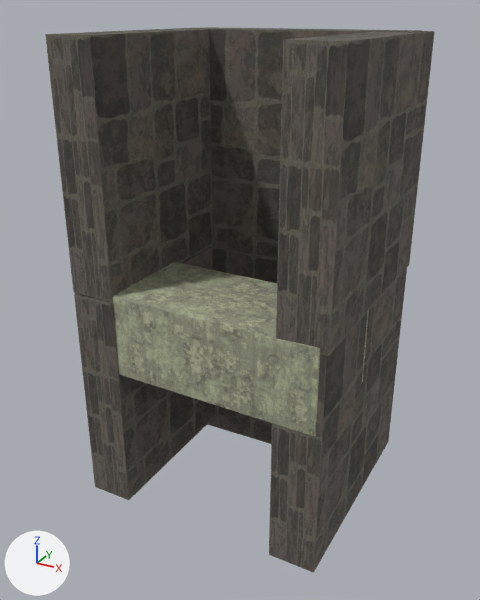
A saved change to the Blender file BaseFramework 3D/Asset/Blender/Map/Castle/Stairs/Stairs.blend.
Rendered twice from a camera (50 mm lens) standing at (12.7, -19.0, 10.6) and looking at (-0.3, 4.6, -1.3). Arrows for +X, +Y and +Z are at lower left; the lights stay in place. The first picture is the older version.

The first picture shows 'pedestal', '立方体.001', '立方体.002', '立方体.003', '立方体.004', '立方体.005', '立方体.007'.
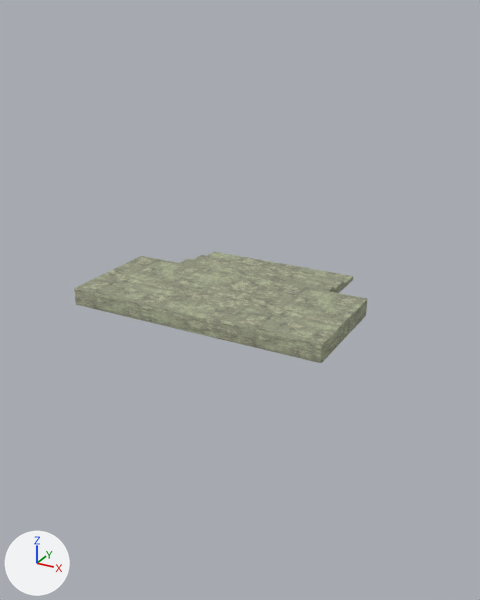
Location of each change, (x1, y1, x2, y2) in pixels of the pictures (480 x 600 px):
```json
{"object": "立方体.002", "change": "hidden", "before": [276, 31, 435, 356]}
{"object": "立方体.001", "change": "hidden", "before": [45, 28, 213, 302]}
{"object": "pedestal", "change": "reshaped", "before": [101, 262, 369, 436], "after": [74, 252, 367, 363]}
{"object": "立方体.004", "change": "hidden", "before": [269, 268, 407, 573]}
{"object": "立方体.003", "change": "hidden", "before": [187, 27, 422, 258]}
{"object": "立方体.005", "change": "hidden", "before": [74, 246, 215, 500]}
{"object": "立方体.007", "change": "hidden", "before": [207, 247, 278, 444]}
```

The change, as JSON lines over the scene's bpy script:
```json
{"block": "me_cube_001", "where": "# used by ob_pedestal; location = (0.0, 0.0, 0.0)"}
{"op": "remove", "block": "me_cube_001", "code": "me_cube_001.from_pydata(...)  # 219 vertices, 314 faces; spans x -5.59..5.59, y -0.09..8.03, z -3.66..-0.05"}
{"op": "add", "block": "me_cube_001", "code": "me_cube_001.from_pydata(...)  # 219 vertices, 314 faces; spans x -5.6..5.46, y -0.09..8.03, z -0.77..0.02"}
{"block": "me_cube_001", "change": "me_cube_001 part 1: the whole mesh is multiplied about the mesh origin by the matrix ((1.0, -0.031, 0.0), (0.031, 1.0, 0.0), (0.005, 0.0, 0.203))"}
{"op": "add", "block": "ob_立方体_001", "code": "ob_立方体_001.hide_set(True)"}
{"op": "add", "block": "ob_立方体_002", "code": "ob_立方体_002.hide_set(True)"}
{"op": "add", "block": "ob_立方体_003", "code": "ob_立方体_003.hide_set(True)"}
{"op": "add", "block": "ob_立方体_007", "code": "ob_立方体_007.hide_set(True)"}
{"op": "add", "block": "ob_立方体_004", "code": "ob_立方体_004.hide_set(True)"}
{"op": "add", "block": "ob_立方体_005", "code": "ob_立方体_005.hide_set(True)"}
```
